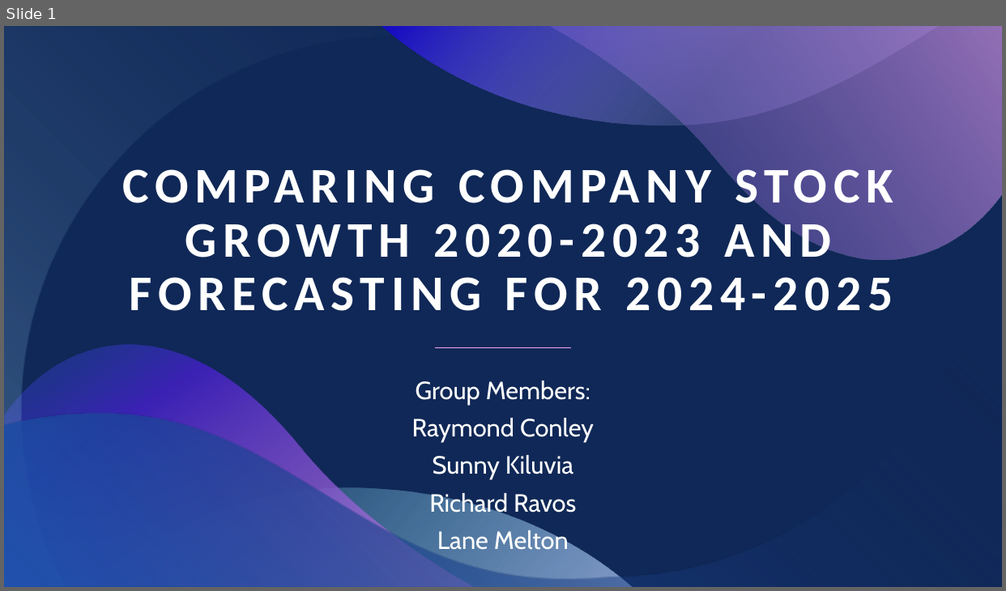
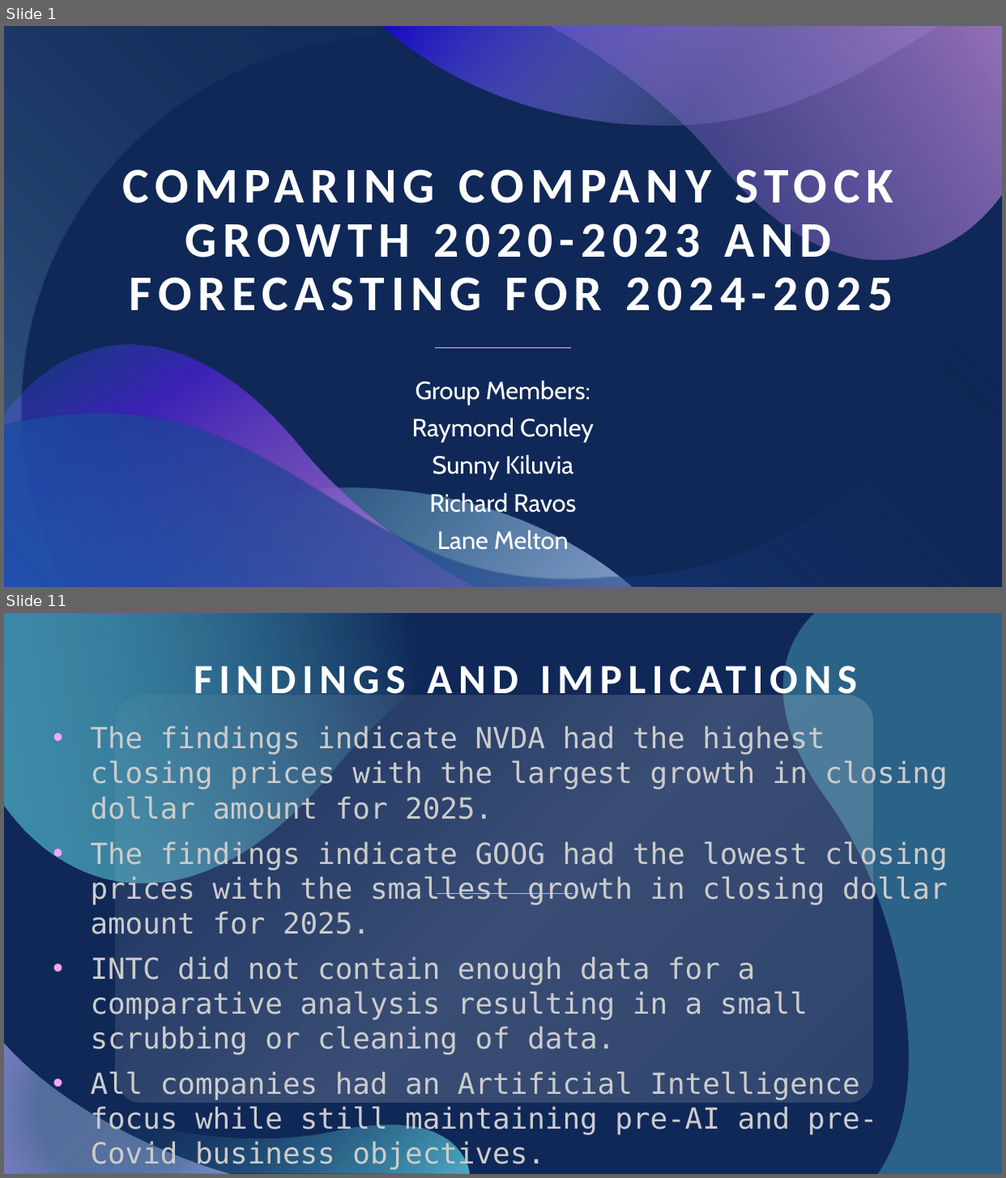
Before and after one commit to skiluvia/project1-varos-kiluvia-conley-melton, a slide deck: Project_1_Presentation.pptx. Shown one above the other, each under a label of ours: slide 1 before the commit, slides 1 and 11 after it; the slides between them are not shown. The pictures are 1006x591 and 1006x1178 pixels, drawn with LibreOffice and Linux fonts; fonts in the diff are those of the drawing. Boxes give left, top, right and bottom in pixels: in the first picture for what was removed or moved away, otherwise in the second. Text is boxed around its words. In the diff, an @@ line names an element or a change of style, - is before the commit and + after.

```diff
--- a/Project_1_Presentation.pptx
+++ b/Project_1_Presentation.pptx
@@ slide 11 added at <box>4,613,1002,1174</box>, background #102857 @@
@@ freeform shape added at <box>4,613,527,884</box>, fill gradient #102857 to #64DFED @@
@@ freeform shape added at <box>783,613,1002,1174</box>, fill #64DFED at 32% opacity @@
@@ rounded rectangle added at <box>116,696,872,1102</box>, fill gradient #FFFFFF @@
@@ subtitle added at <box>91,725,948,1171</box>, 28 pt, text #CCCCCC @@
+• The findings indicate NVDA had the highest closing prices with the largest growth in closing dollar amount for 2025.
+• The findings indicate GOOG had the lowest closing prices with the smallest growth in closing dollar amount for 2025.
+• INTC did not contain enough data for a comparative analysis resulting in a small scrubbing or cleaning of data.
+• All companies had an Artificial Intelligence focus while still maintaining pre-AI and pre-Covid business objectives.
@@ title added at <box>160,726,791,1130</box>, 40 pt, text #FFFFFF, bold @@
+FINDINGS AND IMPLICATIONS
@@ line added from (572, 894) to (437, 894), #64DFED 0.5 pt @@
@@ freeform shape added at <box>4,1011,469,1174</box>, fill gradient #64DFED to #102857 @@
@@ freeform shape added at <box>4,1043,231,1174</box>, fill gradient #ABC3F0 to #AAA5F9 @@
```
Also in this commit, not shown: 1 slide changed, 12 other slides added, 13 slides removed.
